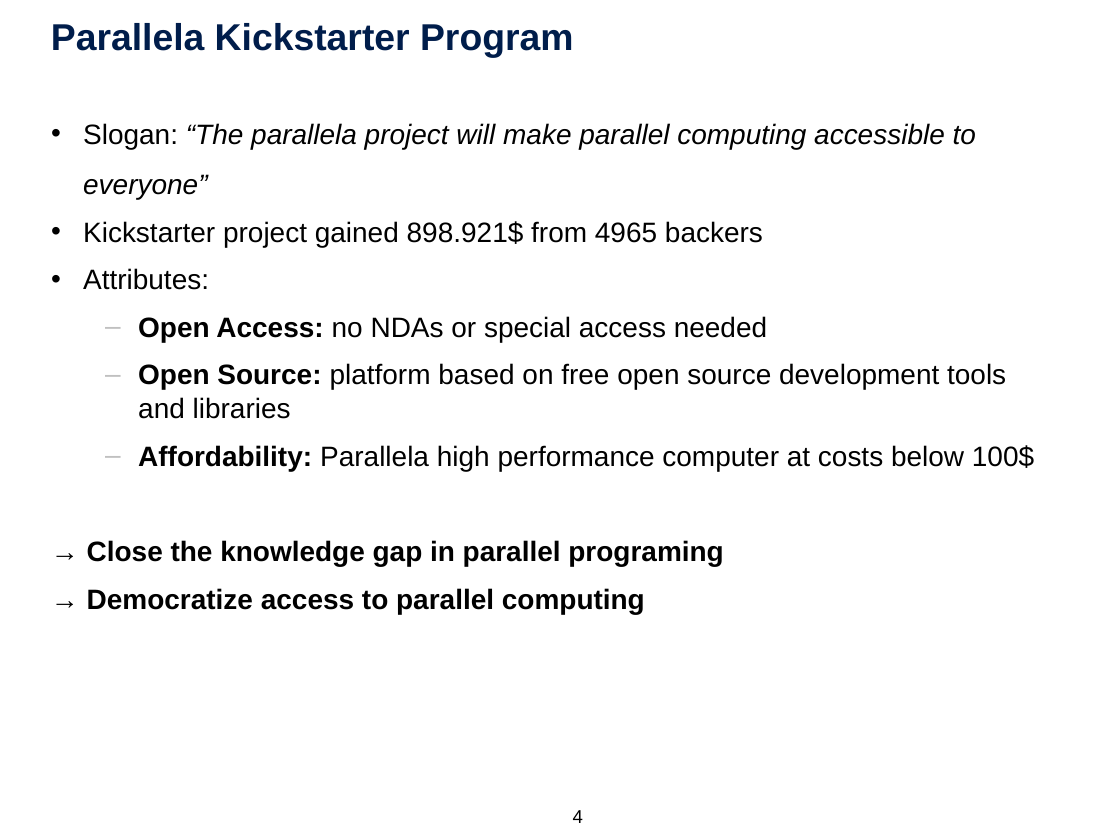
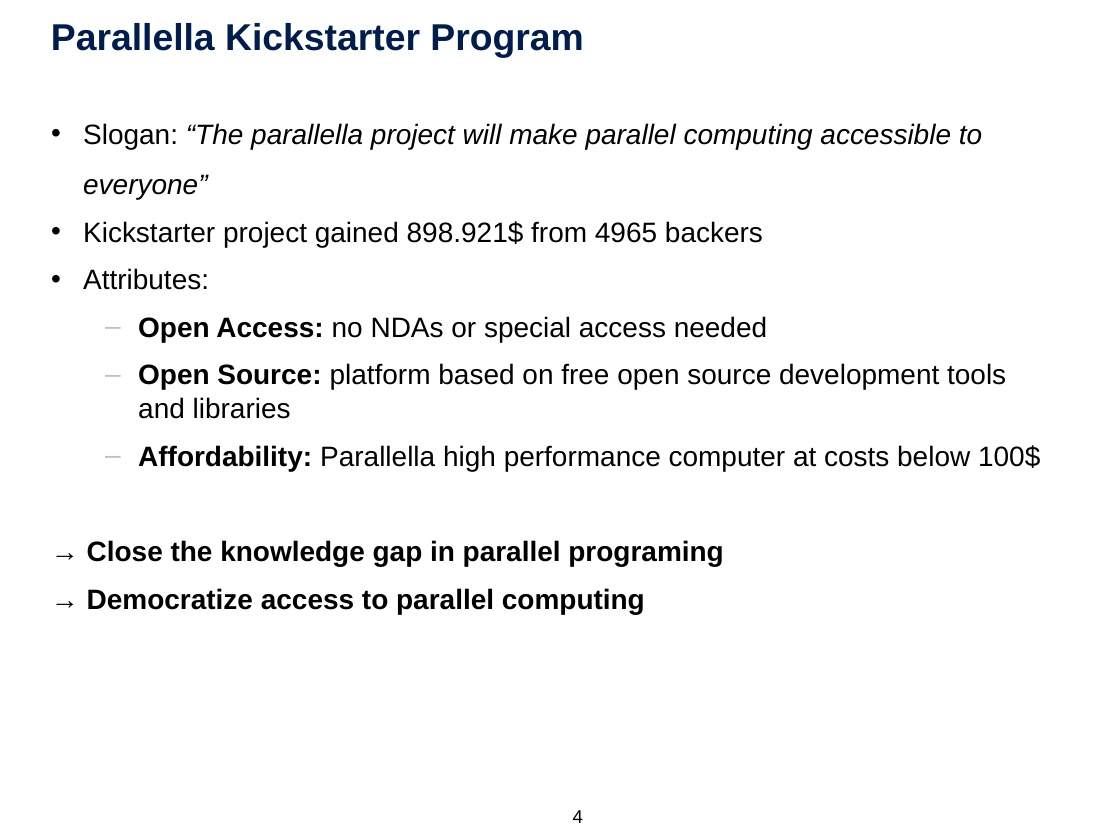
Before and after one commit to tobiashuste/parallella-hauptseminar, a slide deck: slide 4 of presentation/praesentation.pptx. Drawn at 1120x840 pixels with LibreOffice and Linux fonts; fonts in the diff are those of the drawing; background and template pictures are left out. Boxes give left, top, right and bottom in pixels: in the first picture for what was removed or moved away, otherwise in the second. Text is boxed around its words. In the diff, an @@ line names an element or a change of style, - is before the commit and + after.

```diff
--- a/presentation/praesentation.pptx
+++ b/presentation/praesentation.pptx
@@ title at box(51, 23, 583, 58): text changed @@
-Parallela Kickstarter Program
+Parallella Kickstarter Program
@@ text at box(83, 123, 982, 199): text changed @@
-  • Slogan: “The parallela project will make parallel computing accessible to everyone”
+  • Slogan: “The parallella project will make parallel computing accessible to everyone”
@@ text at box(138, 445, 1040, 471): text changed @@
-    – Affordability: Parallela high performance computer at costs below 100$
+    – Affordability: Parallella high performance computer at costs below 100$
```
Also in this commit, not shown: 4 other slides changed.
